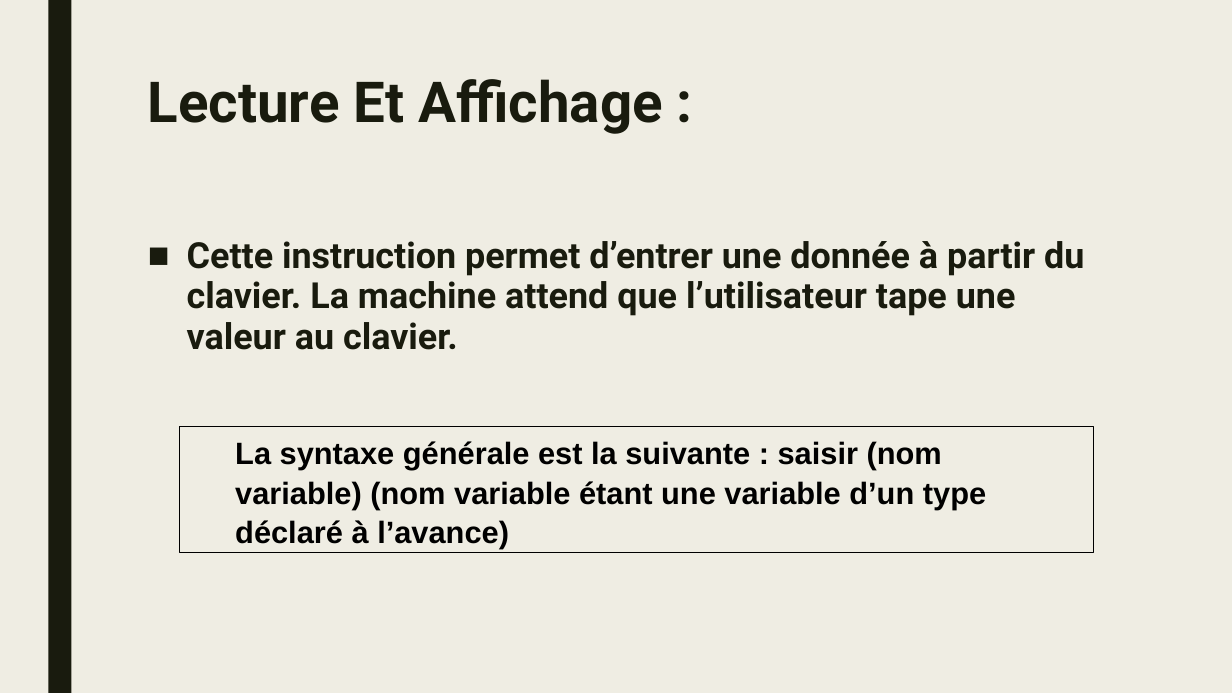
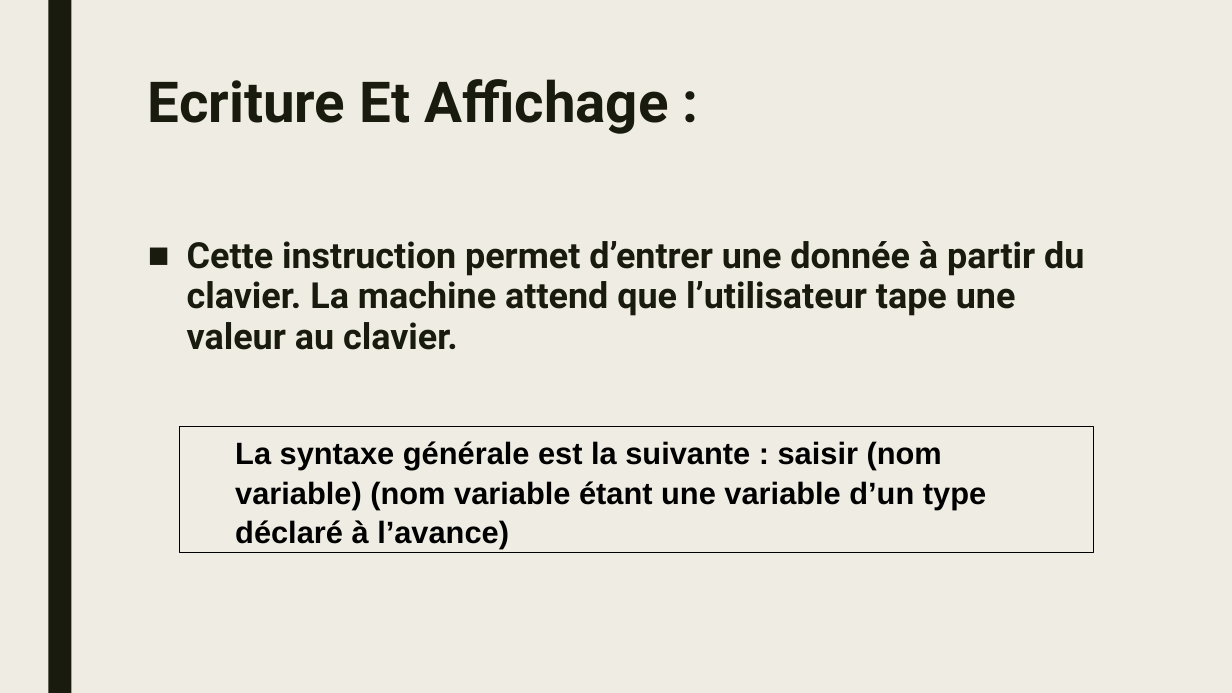
Before and after one commit to hamzahomer12/TDM102, a slide deck: slide 3 of Programmation structurée/P6 - Ordre de base, Algorithme/A62 - Présentations/Présentation Les conditions d'algo- Kadiri.pptx. Drawn at 1232x693 pixels with LibreOffice and Linux fonts; fonts in the diff are those of the drawing. Boxes give left, top, right and bottom in pixels: in the first picture for what was removed or moved away, otherwise in the second. Text is boxed around its words. In the diff, an @@ line names an element or a change of style, - is before the commit and + after.

Commit message:
mise a jour 23/09

```diff
--- a/Programmation structurée/P6 - Ordre de base, Algorithme/A62 - Présentations/Présentation Les conditions d'algo- Kadiri.pptx
+++ b/Programmation structurée/P6 - Ordre de base, Algorithme/A62 - Présentations/Présentation Les conditions d'algo- Kadiri.pptx
@@ title at [148, 79, 668, 134]: text changed @@
-Lecture Et Affichage :
+Ecriture Et Affichage :
```
